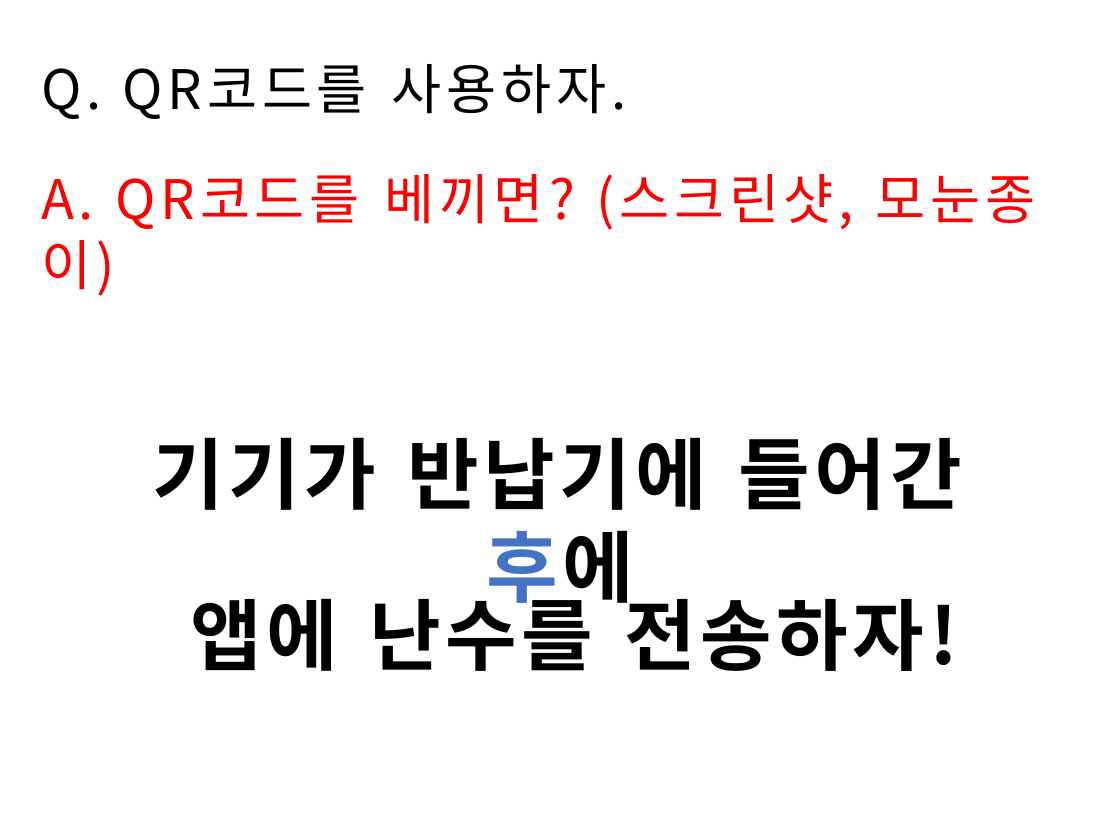
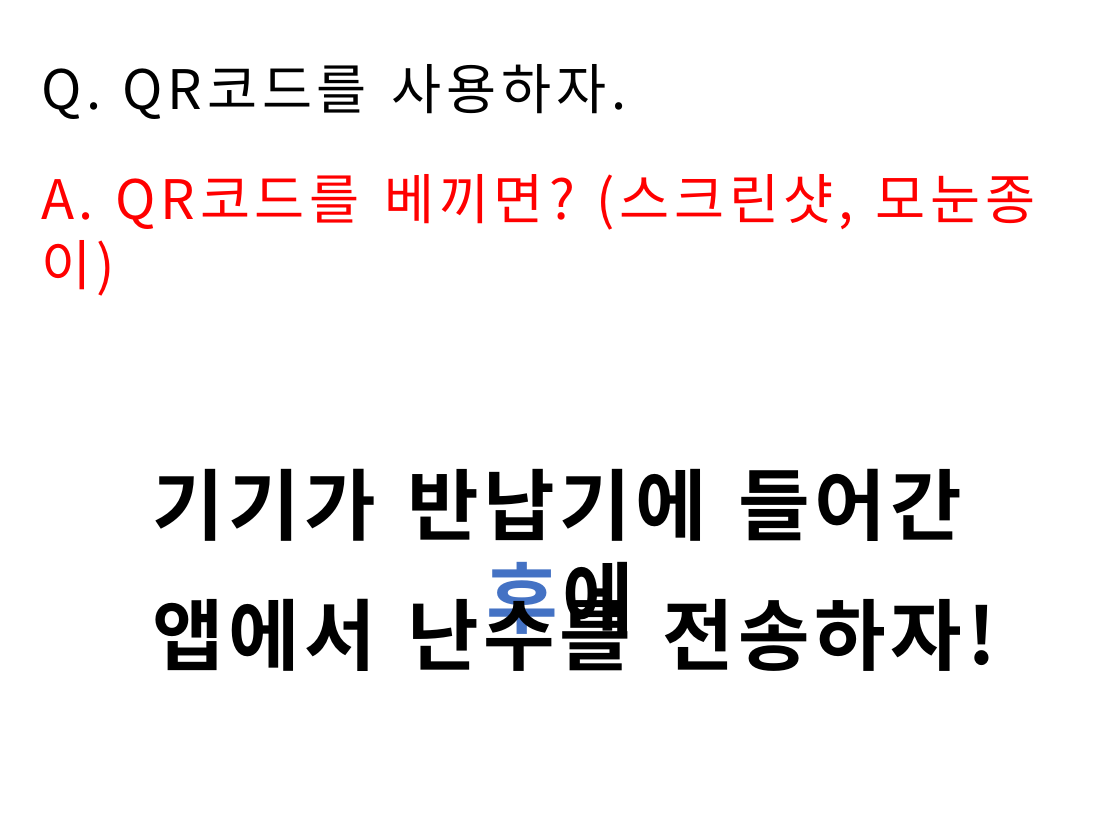
Before and after one commit to osamhack2020/IoT_KookMoBan_PonJohmNaimann, a slide deck: slide 7 of PPT/showdown.ppsx (slide 8 before the commit). Drawn at 1120x840 pixels with LibreOffice and Linux fonts; fonts in the diff are those of the drawing. Boxes give left, top, right and bottom in pixels: in the first picture for what was removed or moved away, otherwise in the second. Text is boxed around its words. In the diff, an @@ line names an element or a change of style, - is before the commit and + after.

```diff
--- a/PPT/showdown.ppsx
+++ b/PPT/showdown.ppsx
@@ text "기기가 반납기에 들어간 후에": place and size @@
-text "기기가 반납기에 들어간 후에" at (152,437,963,616)
+text "기기가 반납기에 들어간 후에" at (152,468,963,648)
@@ text at (152,585,996,671): text changed @@
-앱에 난수를 전송하자!
+앱에서 난수를 전송하자!
```
Also in this commit, not shown: 1 slide added, 2 slides removed.
